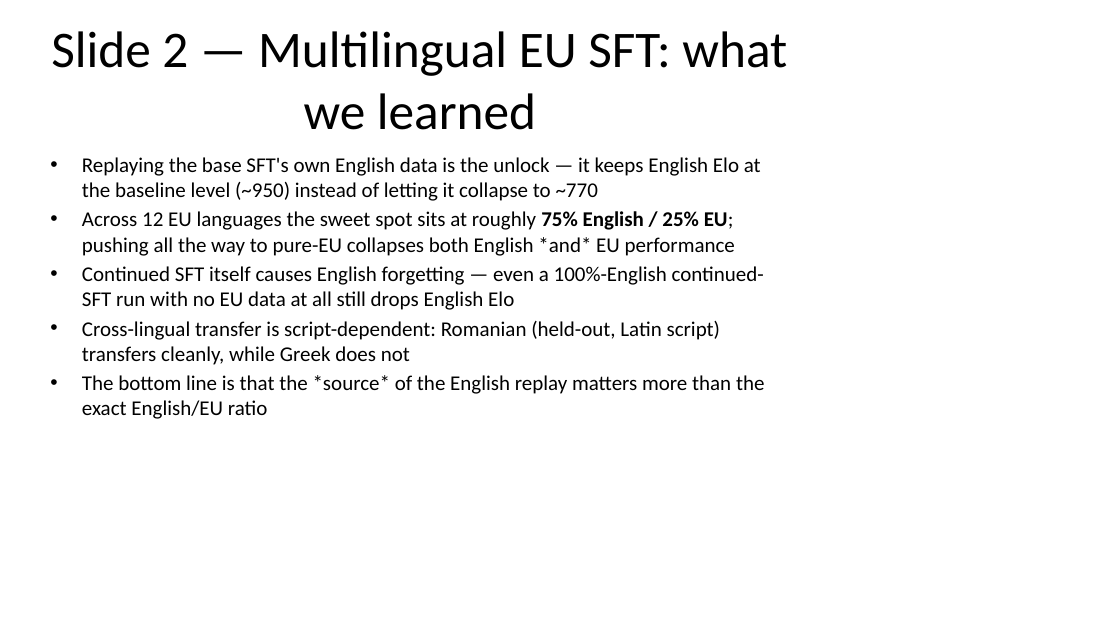
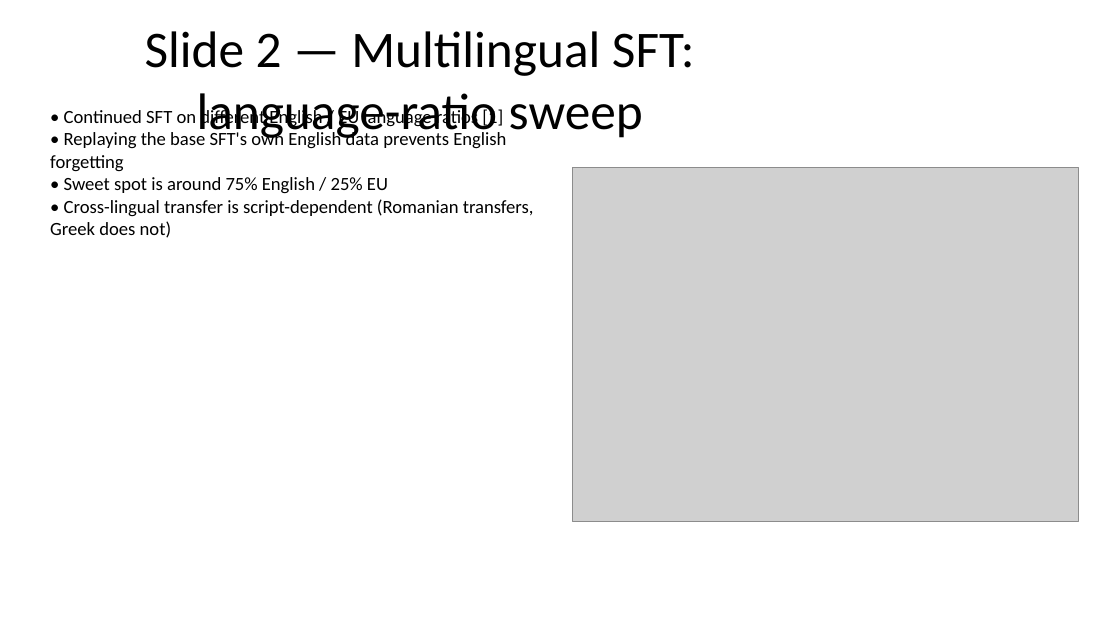
Before and after one commit to ferreirafabio/open-instruct, a slide deck: slide 3 of oellm/meetings/llms4eu_wp4/2026-04-28.pptx. Drawn at 1120x630 pixels with LibreOffice and Linux fonts; fonts in the diff are those of the drawing; grey boxes stand for pictures. Boxes give left, top, right and bottom in pixels: in the first picture for what was removed or moved away, otherwise in the second. Text is boxed around its words. In the diff, an @@ line names an element or a change of style, - is before the commit and + after.

```diff
--- a/oellm/meetings/llms4eu_wp4/2026-04-28.pptx
+++ b/oellm/meetings/llms4eu_wp4/2026-04-28.pptx
@@ title at [145, 31, 694, 141]: text changed @@
-Slide 2 — Multilingual EU SFT: what we learned
+Slide 2 — Multilingual SFT: language-ratio sweep
@@ text at [50, 108, 534, 238]: text changed; size 18 to 16 pt @@
-• Replaying the base SFT's own English data is the unlock — it keeps English Elo at the baseline level (~950) instead of letting it collapse to ~770
-• Across 12 EU languages the sweet spot sits at roughly 75% English / 25% EU; pushing all the way to pure-EU collapses both English *and* EU performance
-• Continued SFT itself causes English forgetting — even a 100%-English continued-SFT run with no EU data at all still drops English Elo
-• Cross-lingual transfer is script-dependent: Romanian (held-out, Latin script) transfers cleanly, while Greek does not
-• The bottom line is that the *source* of the English replay matters more than the exact English/EU ratio
+• Continued SFT on different English / EU language ratios [1]
+• Replaying the base SFT's own English data prevents English forgetting
+• Sweet spot is around 75% English / 25% EU
+• Cross-lingual transfer is script-dependent (Romanian transfers, Greek does not)
@@ picture added at [573, 167, 1079, 522] @@
```
Also in this commit, not shown: 6 other slides changed, 1 slide added, 2 other files.
